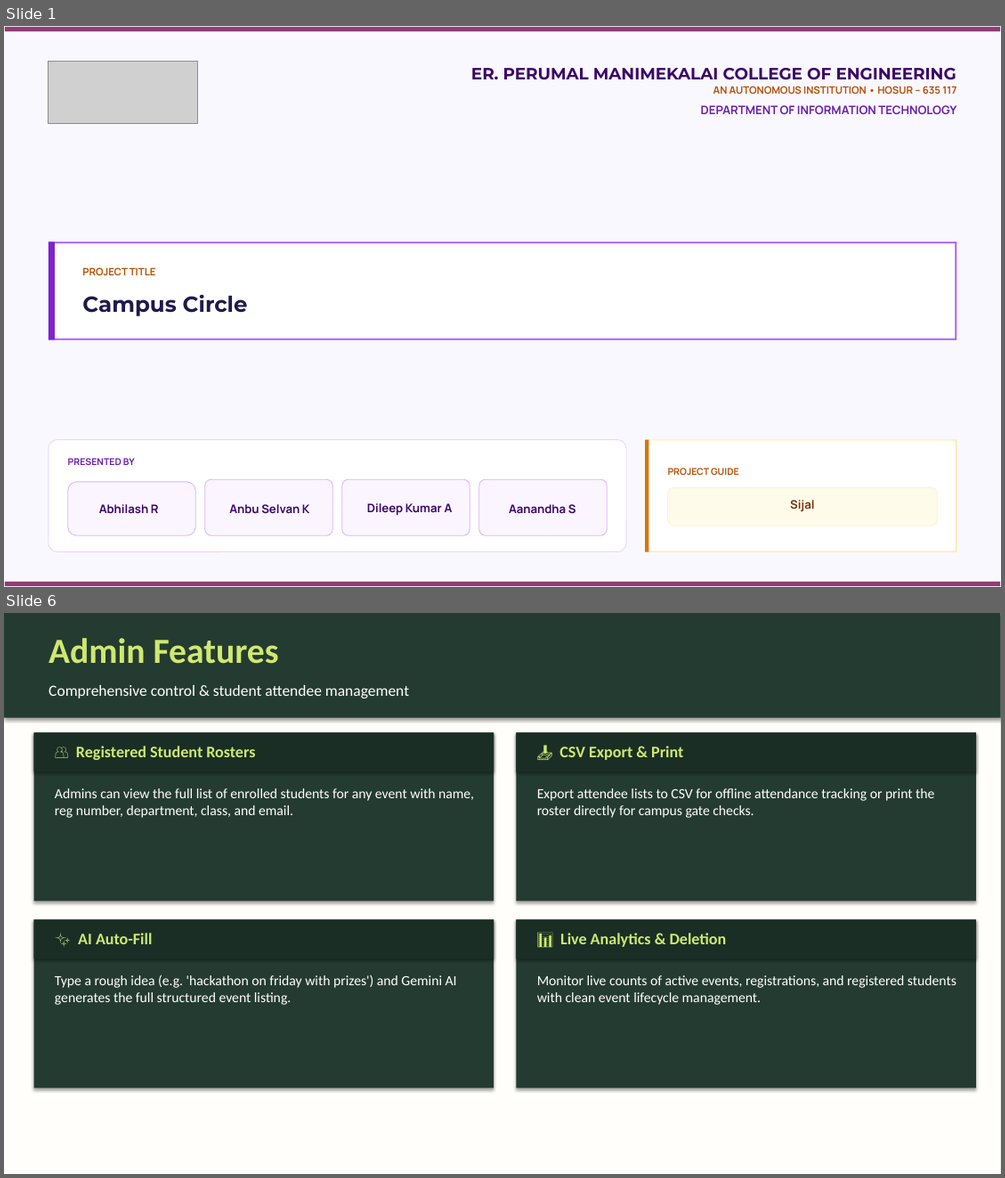
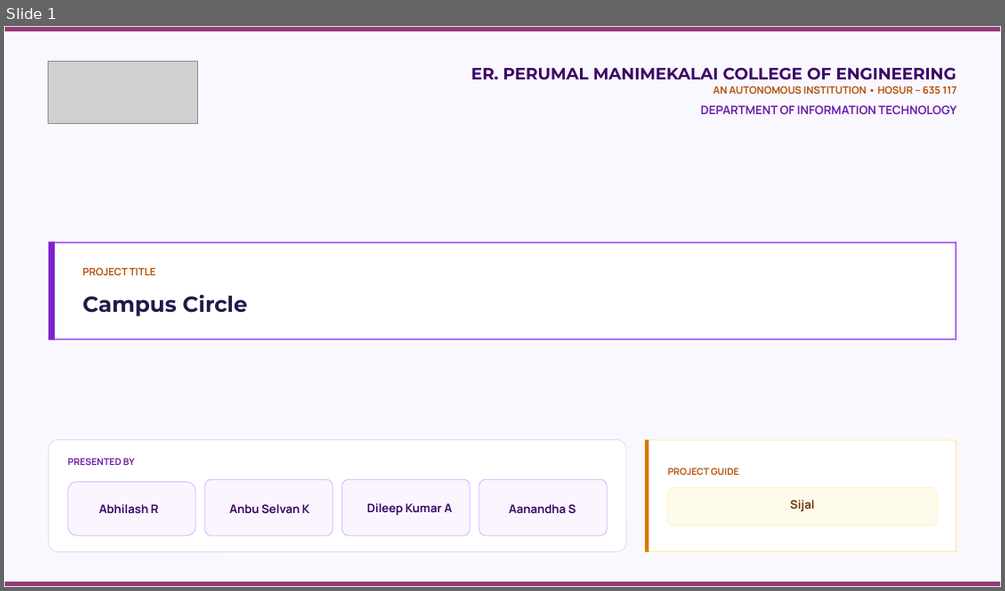
Before and after one commit to Abhi7Prajapathi/Events, a slide deck: CampusCircle_Presentation.pptx. Shown one above the other, each under a label of ours: slides 1 and 6 before the commit, slide 1 after it; the slides between them are not shown. The pictures are 1005x1178 and 1005x591 pixels, drawn with LibreOffice and Linux fonts; fonts in the diff are those of the drawing; grey boxes stand for pictures; background and template pictures are left out. Boxes give left, top, right and bottom in pixels: in the first picture for what was removed or moved away, otherwise in the second. Text is boxed around its words. In the diff, an @@ line names an element or a change of style, - is before the commit and + after.

Commit message:
docs: update presentation deck with latest admin controls, CI/CD, and certificate design

```diff
--- a/CampusCircle_Presentation.pptx
+++ b/CampusCircle_Presentation.pptx
@@ slide 6 removed at (4,613,1001,1174), background #FFFFFF @@
@@ rectangle removed at (4,613,1001,1174) @@
@@ rectangle removed at (4,613,1001,718) @@
@@ text removed at (48,638,279,664) @@
-Admin Features
@@ text removed at (48,685,409,698) @@
-Comprehensive control & student attendee management
@@ rectangle removed at (34,732,494,900) @@
@@ rectangle removed at (34,732,494,771) @@
@@ text removed at (76,746,255,760) @@
-👥 Registered Student Rosters
@@ rectangle removed at (517,732,976,900) @@
@@ rectangle removed at (517,732,976,771) @@
@@ text removed at (559,746,683,760) @@
-📥 CSV Export & Print
@@ text removed at (55,788,474,818) @@
-Admins can view the full list of enrolled students for any event with name, reg number, department, class, and email.
@@ text removed at (537,788,934,818) @@
-Export attendee lists to CSV for offline attendance tracking or print the roster directly for campus gate checks.
@@ rectangle removed at (34,919,494,1088) @@
@@ rectangle removed at (34,919,494,958) @@
@@ text removed at (78,933,153,944) @@
-✨ AI Auto-Fill
@@ rectangle removed at (517,919,976,1088) @@
@@ rectangle removed at (517,919,976,958) @@
@@ text removed at (560,933,727,947) @@
-📊 Live Analytics & Deletion
@@ text removed at (55,974,457,1005) @@
-Type a rough idea (e.g. 'hackathon on friday with prizes') and Gemini AI generates the full structured event listing.
@@ text removed at (537,975,956,1005) @@
-Monitor live counts of active events, registrations, and registered students with clean event lifecycle management.
```
Also in this commit, not shown: 10 slides changed, 1 slide added.
